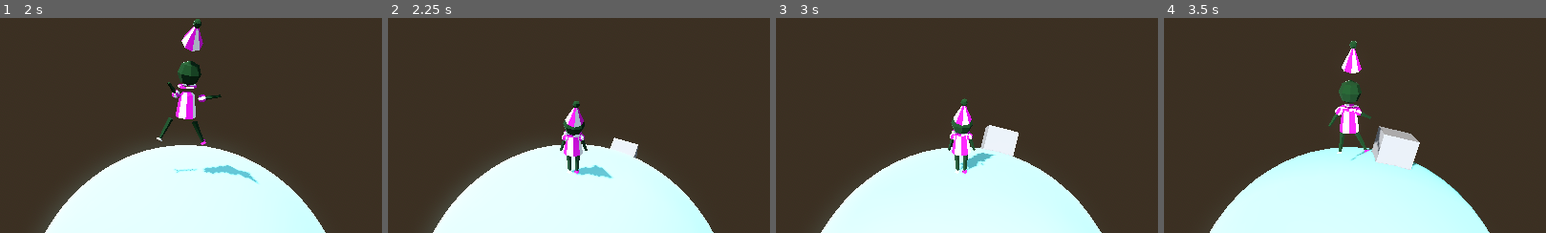
Above: before the commit, frames 1-4 (left to right).
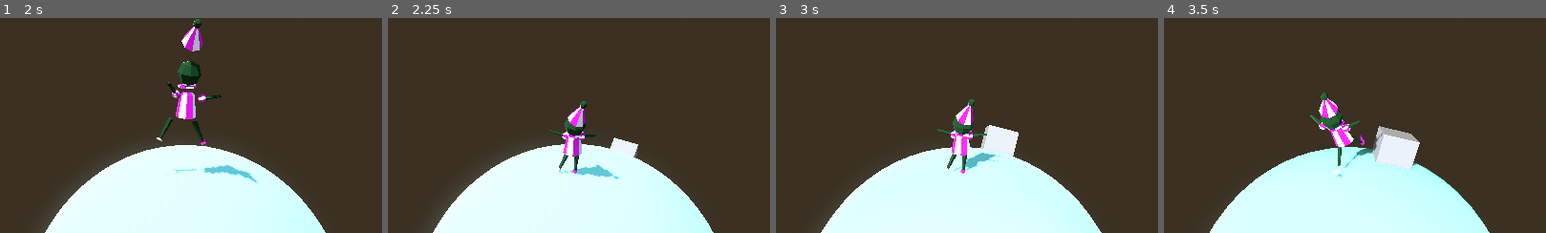
Above: after the commit, the same moments.

Repository: boner-cmd/effective-octo-pancake
Game: Godot game, scene res://Scenes/TitleScreen.tscn
Two runs of this game, one before a commit and one after it. Both use one fixed random seed, a clock stepped at 60 frames per second and the inputs below. The engine's default icon, where the game draws it, is replaced by a stand-in: a white triangle on a blue panel in a dark square.
Inputs (mouse positions are % of the whole screen's width and height, from its top left):
- Up to frame 1 (2 s): click (11, 42) at 0.5 s; tap Enter (ui_accept) at 1.25 s; move the mouse to (55, 50) at 1.27 s; press the mouse at (55, 50) at 1.28 s; hold W (up) from 1.28 s (still down); tap Space (jump) at 1.52 s
- Up to frame 2 (2.25 s): keep holding W (up); move the mouse to (45, 50) at 2.02 s; release the mouse at (45, 50) at 2.03 s; click (45, 50) at 2.1 s
- Up to frame 3 (3 s): keep holding W (up); tap Space (jump) at 2.27 s; move the mouse to (52, 48) at 2.77 s; press the mouse at (52, 48) at 2.78 s
- Up to frame 4 (3.5 s): keep holding W (up)
The pictures show only the part of the screen within x 26-76%, y 17-67%; the shares and areas given below are measured in that part.

Frame 1 is identical in both runs. In frame 2, 1.1% of the frame differs, in the area x 42-61%, y 38-76%; in frame 3, 1.1%; in frame 4, 3.1%, in the area x 38-58%, y 10-75%.

Commit message:
flag got changed somehow

Diff:
--- a/Character Export Files/clown/ClownAnimations/FromGodot/ClownHop.tres
+++ b/Character Export Files/clown/ClownAnimations/FromGodot/ClownHop.tres
@@ -3,7 +3,6 @@
 [resource]
 resource_name = "ClownHop"
 length = 1.3333334
-loop_mode = 1
 tracks/0/type = "position_3d"
 tracks/0/imported = true
 tracks/0/enabled = true
--- a/Character Scenes/clown_rig_fbx.tscn
+++ b/Character Scenes/clown_rig_fbx.tscn
@@ -48,8 +48,8 @@
 [sub_resource type="AnimationNodeBlend2" id="AnimationNodeBlend2_stcd8"]
 
 [sub_resource type="AnimationNodeBlendTree" id="AnimationNodeBlendTree_7bg5t"]
-graph_offset = Vector2(-404.11014, -279.1056)
-nodes/output/position = Vector2(1660, 140)
+graph_offset = Vector2(-253.42398, -274.44812)
+nodes/output/position = Vector2(1800, 120)
 nodes/Anim_Idle/node = SubResource("AnimationNodeAnimation_ecp6r")
 nodes/Anim_Idle/position = Vector2(-80, -220)
 nodes/Anim_Walk/node = SubResource("AnimationNodeAnimation_jq2au")
@@ -63,7 +63,7 @@
 nodes/Anim_Listen/node = SubResource("AnimationNodeAnimation_fgftn")
 nodes/Anim_Listen/position = Vector2(120, 480)
 nodes/Anim_Victory/node = SubResource("AnimationNodeAnimation_ygjs2")
-nodes/Anim_Victory/position = Vector2(1020, 620)
+nodes/Anim_Victory/position = Vector2(960, 660)
 nodes/Walk/node = SubResource("AnimationNodeBlend2_stcd8")
 nodes/Walk/position = Vector2(340, -120)
 nodes/Jump/node = SubResource("AnimationNodeOneShot_sqv3x")
@@ -81,9 +81,9 @@
 nodes/Reset_Walk/node = SubResource("AnimationNodeTimeSeek_tpj65")
 nodes/Reset_Walk/position = Vector2(140, -20)
 nodes/Reset_Victory/node = SubResource("AnimationNodeTimeSeek_sqv3x")
-nodes/Reset_Victory/position = Vector2(1260, 620)
+nodes/Reset_Victory/position = Vector2(1240, 640)
 "nodes/TimeScale 2/node" = SubResource("AnimationNodeTimeScale_sqv3x")
-"nodes/TimeScale 2/position" = Vector2(1536.4, 602.5)
+"nodes/TimeScale 2/position" = Vector2(1480, 640)
 nodes/Reset_Idle/node = SubResource("AnimationNodeTimeSeek_ecp6r")
 nodes/Reset_Idle/position = Vector2(160, -220)
 node_connections = [&"output", 0, &"Victory", &"Walk", 0, &"Reset_Idle", &"Walk", 1, &"Reset_Walk", &"Jump", 0, &"Walk" …(399 unchanged characters)…
@@ -92,16 +92,16 @@
 
 [node name="Skeleton3D" parent="Rig" parent_id_path=PackedInt32Array(1346645065) index="0" unique_id=1334537233]
 bones/2/position = Vector3(0.0007913627, 0.004041649, 0.000114312104)
-bones/2/rotation = Quaternion(6.927638e-24, -8.271806e-25, 0.036849633, 0.9993208)
+bones/2/rotation = Quaternion(6.927638e-24, -8.271806e-25, 0.036849633, 0.99932086)
 bones/3/position = Vector3(-1.6885689e-10, 0.0029941183, -8.050192e-11)
-bones/3/rotation = Quaternion(-0.01986351, 0.0006861176, 0.097609155, 0.99502635)
+bones/3/rotation = Quaternion(-0.01986351, 0.0006861176, 0.09760916, 0.99502635)
 bones/4/rotation = Quaternion(-0.97648805, -0.045152772, 0.028739363, 0.2088218)
 bones/6/rotation = Quaternion(-0.11916359, 0.22488807, 0.9625522, 0.0933749)
 bones/8/rotation = Quaternion(0.99554116, -0.089166656, -0.026239624, -0.016081396)
 bones/9/position = Vector3(0.00010731806, 0.005562804, -6.0597074e-07)
-bones/9/rotation = Quaternion(0.01956313, 0.009704868, 0.35429287, 0.9348795)
+bones/9/rotation = Quaternion(0.019563131, 0.009704868, 0.35429287, 0.93487954)
 bones/10/rotation = Quaternion(0.9976875, -0.060601465, 0.026689745, 0.015322862)
-bones/11/rotation = Quaternion(-0.020177452, -0.010009327, 0.36541337, 0.9305728)
+bones/11/rotation = Quaternion(-0.020177452, -0.010009327, 0.36541337, 0.93057287)
 bones/12/position = Vector3(9.199295e-06, 0.0051881243, 0.00019031962)
 bones/12/rotation = Quaternion(-0.055636857, 0.0017351598, 0.25005504, 0.9666302)
 bones/13/position = Vector3(-0.00030511033, 0.003186539, -4.5399648e-10)
